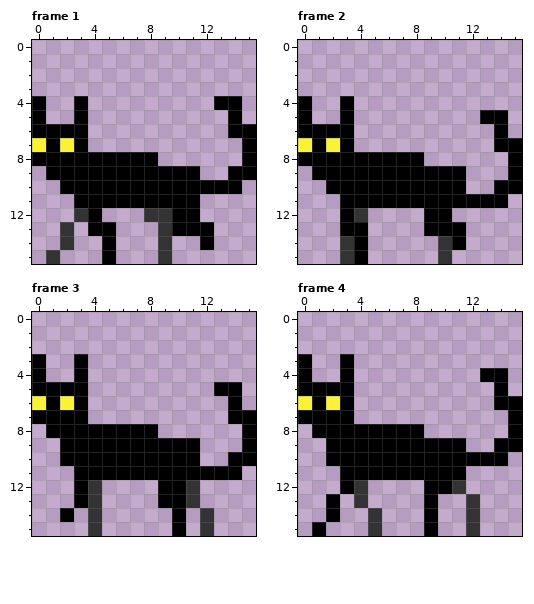
Pixel-art file, stored at myfolder (=/kittyguy.ase. Above: the version before the commit.
16x16 pixels, 8 frames. Shown: frame 1, frame 2, frame 3, frame 4. The commit also changed other frames, which this record leaves out.
Once edited:
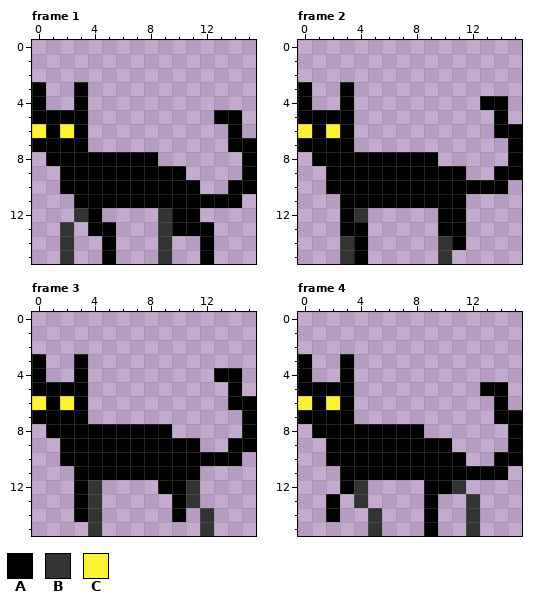
Palette (. is transparent): A #000000  B #333333  C #fbf236
Difference:
Frame 1, layers "Layer 2", "Layer 1":
y 3: x 0 . -> A; x 3 . -> A
y 4: x 13..14 AA -> ..
y 5: x 1..2 .. -> AA; x 13 . -> A
y 6: x 0 A -> C; x 2 A -> C; x 15 A -> .
y 7: x 0 C -> A; x 2 C -> A; x 14 . -> A
y 8: x 0 A -> .
y 9: x 1 A -> .; x 11 A -> .; x 14 A -> .
y 10: x 12..13 AA -> ..; x 15 . -> A
y 11: x 12..14 ... -> AAA
y 12: x 8 B -> .
y 15: x 1..2 B. -> .B; x 12 . -> A
Frame 2, layers "Layer 2", "Layer 1":
y 3: x 0 . -> A; x 3 . -> A
y 4: x 13..14 .. -> AA
y 5: x 1..2 .. -> AA; x 13 A -> .
y 6: x 0 A -> C; x 2 A -> C; x 15 . -> A
y 7: x 0 C -> A; x 2 C -> A; x 14 A -> .
y 8: x 0 A -> .; x 9 . -> A
y 9: x 1 A -> .; x 14 . -> A
y 10: x 12..13 .. -> AA; x 15 A -> .
y 11: x 12..14 AAA -> ...
y 12: x 9 A -> .; x 11 . -> A
y 13: x 9 A -> .
Frame 3, layers "Layer 2", "Layer 1":
y 4: x 13..14 .. -> AA
y 5: x 13 A -> .
y 6: x 15 . -> A
y 7: x 14 A -> .
y 8: x 9 . -> A
y 9: x 14 . -> A
y 10: x 12..13 .. -> AA; x 15 A -> .
y 11: x 12..14 AAA -> ...
y 13: x 9 A -> .
y 14: x 2..3 A. -> .A
y 15: x 10 A -> .
Frame 4, layers "Layer 2", "Layer 1":
y 4: x 13..14 AA -> ..
y 5: x 13 . -> A
y 6: x 15 A -> .
y 7: x 14 . -> A
y 9: x 11 A -> .; x 14 A -> .
y 10: x 12..13 AA -> ..; x 15 . -> A
y 11: x 12..14 ... -> AAA
y 15: x 1 A -> .
